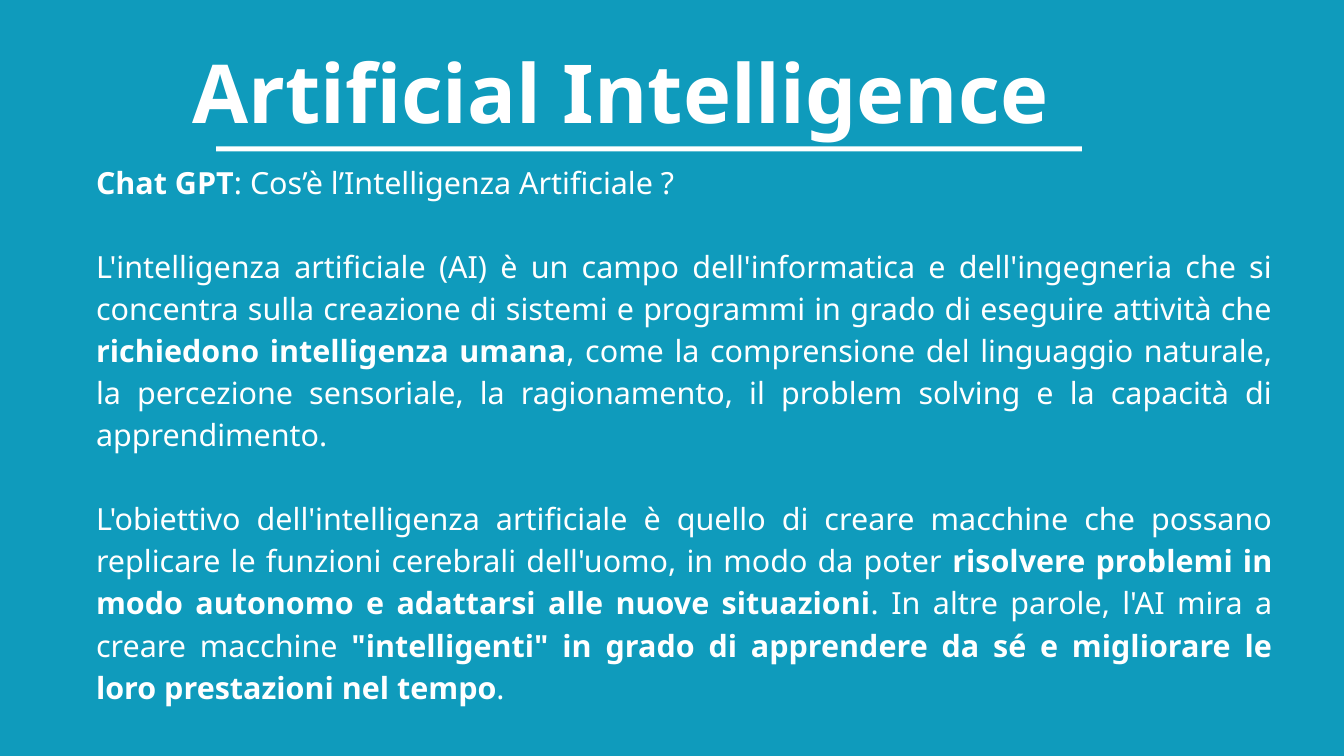
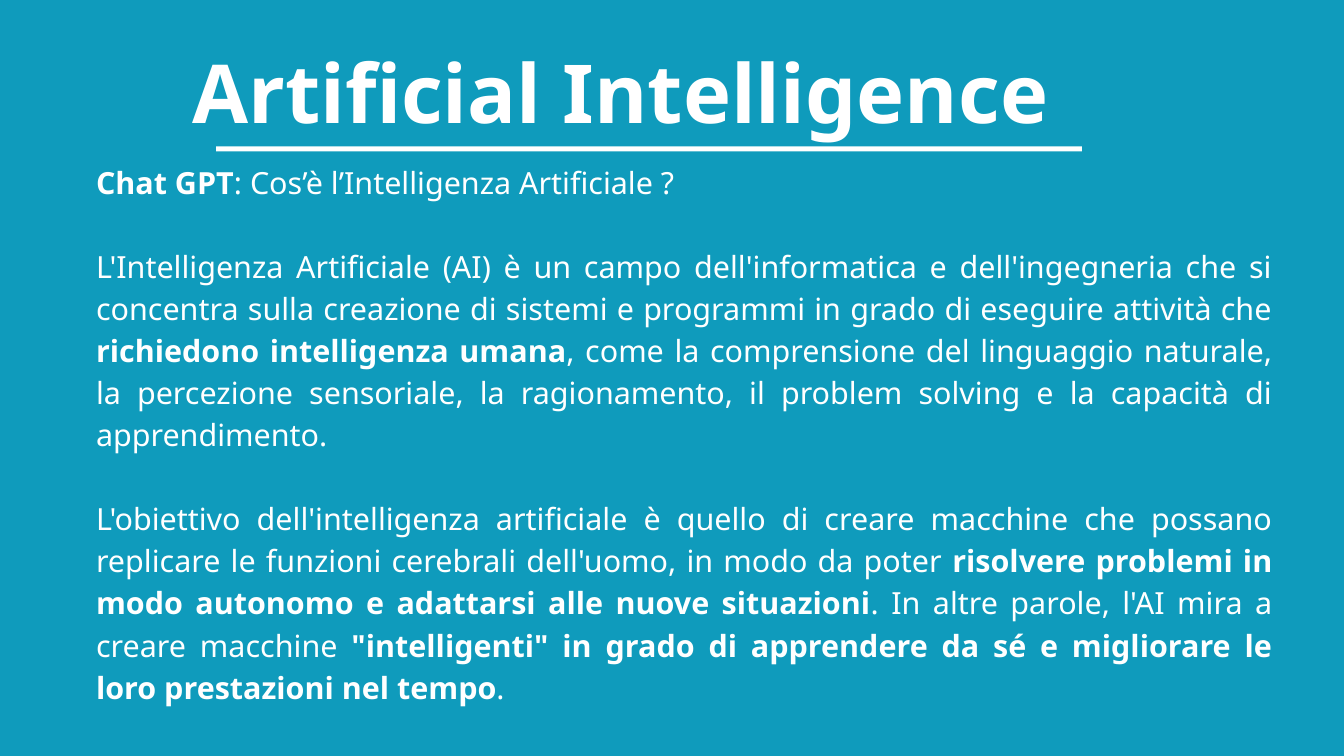
Before and after one commit to pal-dev-labs/Artificial-Intelligence-with-Python, a slide deck: slide 2 of presentazioni/AI-with-Python-lezione-8.odp. Drawn at 1344x756 pixels with LibreOffice and Linux fonts; fonts in the diff are those of the drawing. Boxes give left, top, right and bottom in pixels: in the first picture for what was removed or moved away, otherwise in the second. Text is boxed around its words. In the diff, an @@ line names an element or a change of style, - is before the commit and + after.

```diff
--- a/presentazioni/AI-with-Python-lezione-8.odp
+++ b/presentazioni/AI-with-Python-lezione-8.odp
@@ subtitle at (96, 254, 1272, 454): text changed @@
-L'intelligenza artificiale (AI) è un campo dell'informatica e dell'ingegneria che si concentra sulla creazione di sistemi e programmi in grado di eseguire attività che richiedono intelligenza umana, come la comprensione del linguaggio naturale, la percezione sensoriale, la ragionamento, il problem solving e la capacità di apprendimento.
+L'Intelligenza Artificiale (AI) è un campo dell'informatica e dell'ingegneria che si concentra sulla creazione di sistemi e programmi in grado di eseguire attività che richiedono intelligenza umana, come la comprensione del linguaggio naturale, la percezione sensoriale, la ragionamento, il problem solving e la capacità di apprendimento.
```
Also in this commit, not shown: 4 other slides changed, 4 slides added, 2 other files.
